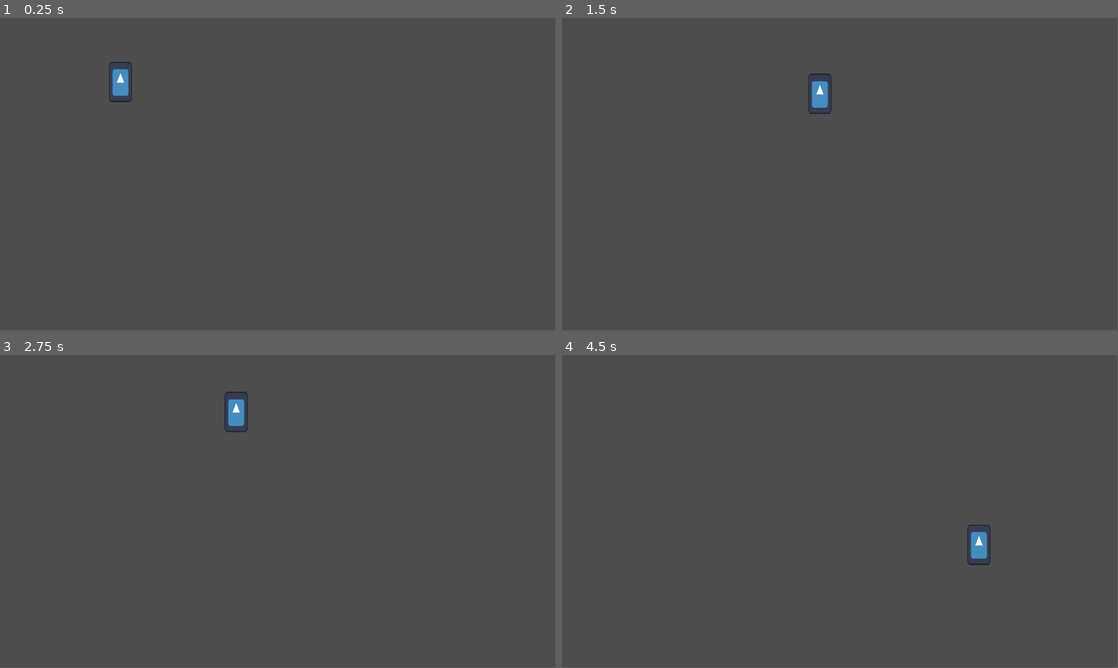
Above: before the commit, frames 1-4 (two rows, left to right).
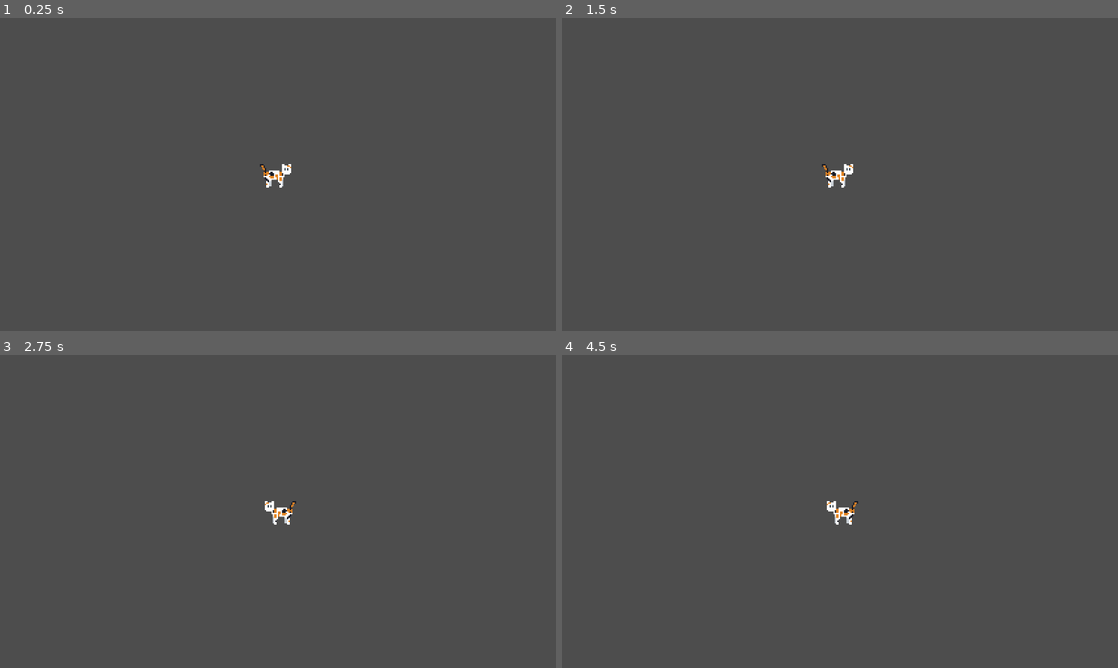
Above: after the commit, the same moments.

Repository: Nidjo123/LD55
Game: Godot game, scene res://Scenes/Level.tscn
The game is run twice, just before and just after one commit, with the same random seed, the same clock (stepped at 60 frames per second) and the same inputs. The project has no main scene, so this scene is started directly. The engine's default icon, where the game draws it, is replaced by a stand-in: a white triangle on a blue panel in a dark square.
Inputs:
- Up to frame 1 (0.25 s): no input
- Up to frame 2 (1.5 s): tap Enter (ui_accept) at 0.5, 0.6 s; hold Right (ui_right) from 0.53 s (still down); tap Space (jump, bound only after the commit) at 0.77, 0.8, 1.07, 1.35 s
- Up to frame 3 (2.75 s): tap Space (jump, bound only after the commit) at 1.52, 1.82, 2.3 s; tap Enter (ui_accept) at 1.55, 2.1 s; release Right (ui_right) at 2.03 s; hold Left (ui_left) from 2.03 s (still down)
- Up to frame 4 (4.5 s): release Left (ui_left) at 2.78 s; hold Right (ui_right) 2.78-4.28 s; tap Enter (ui_accept) at 2.85, 4.35 s; tap Space (jump, bound only after the commit) at 3.02, 3.32, 3.6, 3.77, 4.07 s; hold Left (ui_left) from 4.28 s (still down)
The window is 799x449 before the commit and 800x450 after it. Grey fills any space a smaller window leaves; there, only what the larger window draws over its background counts as a difference.

The runs differ from the first frame. In frame 1, 0.5% of the frame differs, in the area x 19-53%, y 14-55%; in frame 2, 0.6%; in frame 3, 0.5%; in frame 4, 0.6%, in the area x 47-78%, y 46-68%.

Commit message:
Add placeholder cat image and test level

Diff:
--- a/Scenes/Level.tscn
+++ b/Scenes/Level.tscn
@@ -1,17 +1,19 @@
 [gd_scene load_steps=6 format=3 uid="uid://dvoyv5ln4xtns"]
 
 [ext_resource type="Script" path="res://Scripts/Player.gd" id="1_l65dw"]
-[ext_resource type="Texture2D" uid="uid://dxtwsjv5nffxm" path="res://icon.svg" id="2_pilkj"]
+[ext_resource type="Texture2D" uid="uid://it3ttr56u1k" path="res://Art/Images/cicibela_template.png" id="2_rx7tv"]
 
 [sub_resource type="CapsuleShape2D" id="CapsuleShape2D_aytyd"]
+radius = 13.6667
+height = 27.3333
 
 [sub_resource type="SpriteFrames" id="SpriteFrames_wsi31"]
 animations = [{
 "frames": [{
 "duration": 1.0,
-"texture": ExtResource("2_pilkj")
+"texture": ExtResource("2_rx7tv")
 }],
-"loop": true,
+"loop": false,
 "name": &"default",
 "speed": 5.0
 }]
@@ -25,15 +27,28 @@
 position = Vector2(250, 100)
 scale = Vector2(3, 3)
 script = ExtResource("1_l65dw")
+jump_velocity = -800.0
 
 [node name="CollisionShape2D" type="CollisionShape2D" parent="CharacterBody2D"]
 shape = SubResource("CapsuleShape2D_aytyd")
 
 [node name="AnimatedSprite2D" type="AnimatedSprite2D" parent="CharacterBody2D"]
-scale = Vector2(0.125, 0.21875)
+texture_filter = 1
 sprite_frames = SubResource("SpriteFrames_wsi31")
 
+[node name="Camera2D" type="Camera2D" parent="CharacterBody2D"]
+
 [node name="StaticBody2D" type="StaticBody2D" parent="."]
+
+[node name="CollisionShape2D3" type="CollisionShape2D" parent="StaticBody2D"]
+position = Vector2(451, 675)
+shape = SubResource("RectangleShape2D_osdfe")
+debug_color = Color(0.67451, 0.392157, 0.827451, 0.419608)
+
+[node name="CollisionShape2D2" type="CollisionShape2D" parent="StaticBody2D"]
+position = Vector2(1158, 496)
+shape = SubResource("RectangleShape2D_osdfe")
+debug_color = Color(0.67451, 0.392157, 0.827451, 0.419608)
 
 [node name="CollisionShape2D" type="CollisionShape2D" parent="StaticBody2D"]
 position = Vector2(434.5, 283.5)
--- a/Scripts/Player.gd
+++ b/Scripts/Player.gd
@@ -2,24 +2,26 @@
 
 
 @export var speed: float = 300.0
-@export var jump_velocity: float = -400.0
+@export var jump_velocity: float = -600.0
 
 # Get the gravity from the project settings to be synced with RigidBody nodes.
-var gravity = ProjectSettings.get_setting("physics/2d/default_gravity")
+var gravity = 1500 #ProjectSettings.get_setting("physics/2d/default_gravity")
+
+
+func _process(delta):
+	var direction = Input.get_axis("ui_left", "ui_right")
+	if direction:
+		$AnimatedSprite2D.flip_h = direction < 0
 
 
 func _physics_process(delta):
-	# Add the gravity.
 	if not is_on_floor():
 		velocity.y += gravity * delta
 
-	# Handle jump.
-	if Input.is_action_just_pressed("ui_accept") and is_on_floor():
+	if Input.is_action_just_pressed("jump") and is_on_floor():
 		velocity.y = jump_velocity
 
-	# Get the input direction and handle the movement/deceleration.
-	# As good practice, you should replace UI actions with custom gameplay actions.
-	var direction = Input.get_axis("ui_left", "ui_right")
+	var direction = Input.get_axis("left", "right")
 	if direction:
 		velocity.x = direction * speed
 	else:
--- a/project.godot
+++ b/project.godot
@@ -14,6 +14,37 @@
 config/features=PackedStringArray("4.2", "GL Compatibility")
 config/icon="res://icon.svg"
 
+[display]
+
+window/size/viewport_width=1280
+window/size/viewport_height=720
+
+[input]
+
+jump={
+"deadzone": 0.5,
+"events": [Object(InputEventKey,"resource_local_to_scene":false,"resource_name":"","device":0,"window_id":0,"alt_pressed":false,"shift_pressed":false,"ctrl_pressed":false,"meta_pressed":false,"pressed":false,"keycode":0,"physical_keycode":32,"key_label":0,"unicode":0,"echo":false,"script":null)
+, Object(InputEventKey,"resource_local_to_scene":false,"resource_name":"","device":-1,"window_id":0,"alt_pressed":false,"shift_pressed":false,"ctrl_pressed":false,"meta_pressed":false,"pressed":false,"keycode":0,"physical_keycode":4194320,"key_label":0,"unicode":0,"echo":false,"script":null)
+, Object(InputEventKey,"resource_local_to_scene":false,"resource_name":"","device":-1,"window_id":0,"alt_pressed":false,"shift_pressed":false,"ctrl_pressed":false,"meta_pressed":false,"pressed":false,"keycode":0,"physical_keycode":87,"key_label":0,"unicode":119,"echo":false,"script":null)
+]
+}
+left={
+"deadzone": 0.5,
+"events": [Object(InputEventKey,"resource_local_to_scene":false,"resource_name":"","device":-1,"window_id":0,"alt_pressed":false,"shift_pressed":false,"ctrl_pressed":false,"meta_pressed":false,"pressed":false,"keycode":0,"physical_keycode":4194319,"key_label":0,"unicode":0,"echo":false,"script":null)
+, Object(InputEventKey,"resource_local_to_scene":false,"resource_name":"","device":-1,"window_id":0,"alt_pressed":false,"shift_pressed":false,"ctrl_pressed":false,"meta_pressed":false,"pressed":false,"keycode":0,"physical_keycode":65,"key_label":0,"unicode":97,"echo":false,"script":null)
+]
+}
+right={
+"deadzone": 0.5,
+"events": [Object(InputEventKey,"resource_local_to_scene":false,"resource_name":"","device":-1,"window_id":0,"alt_pressed":false,"shift_pressed":false,"ctrl_pressed":false,"meta_pressed":false,"pressed":false,"keycode":0,"physical_keycode":4194321,"key_label":0,"unicode":0,"echo":false,"script":null)
+, Object(InputEventKey,"resource_local_to_scene":false,"resource_name":"","device":-1,"window_id":0,"alt_pressed":false,"shift_pressed":false,"ctrl_pressed":false,"meta_pressed":false,"pressed":false,"keycode":0,"physical_keycode":68,"key_label":0,"unicode":100,"echo":false,"script":null)
+]
+}
+
+[physics]
+
+2d/default_gravity=1200.0
+
 [rendering]
 
 renderer/rendering_method="gl_compatibility"
Binary file added: Art/Images/cicibela_template.png
Not shown, added: Art/Images/cicibela_template.png.import
